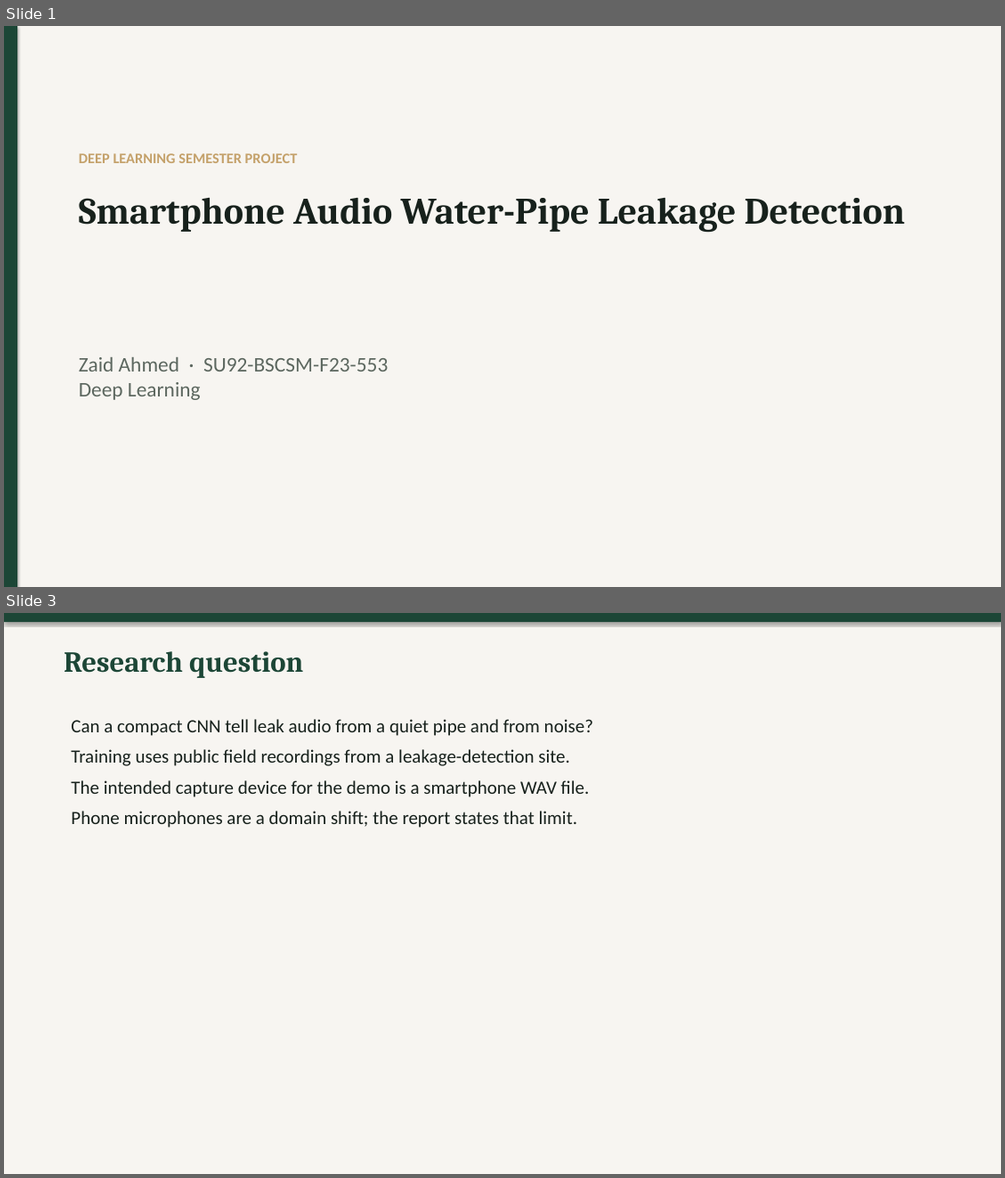
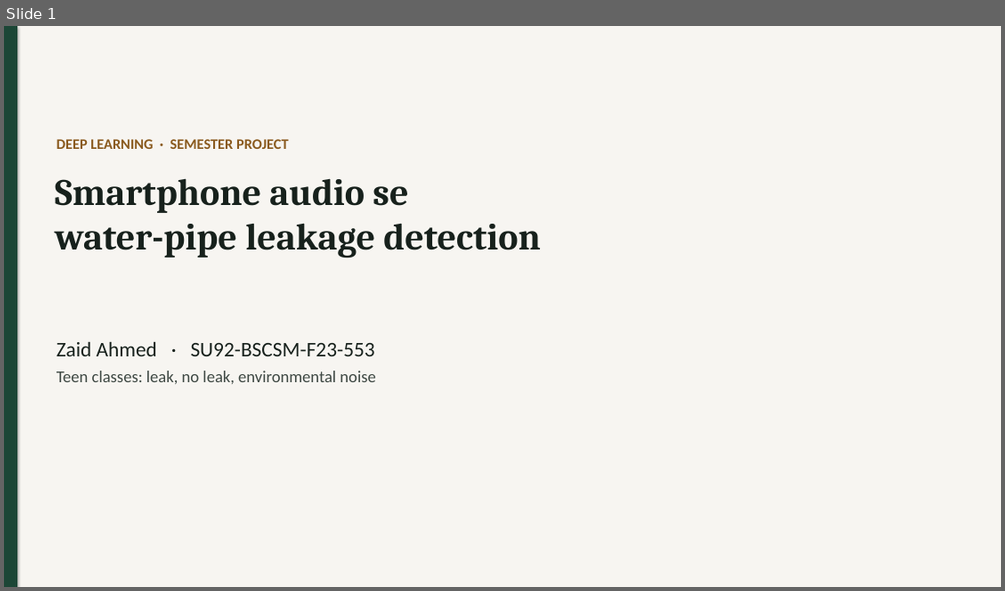
Before and after one commit to Zaidranjha095/water-pipe-leakage-detection, a slide deck: presentation/presentation.pptx. Shown one above the other, each under a label of ours: slides 1 and 3 before the commit, slide 1 after it; the slides between them are not shown. The pictures are 1005x1178 and 1005x591 pixels, drawn with LibreOffice and Linux fonts; fonts in the diff are those of the drawing. Boxes give left, top, right and bottom in pixels: in the first picture for what was removed or moved away, otherwise in the second. Text is boxed around its words. In the diff, an @@ line names an element or a change of style, - is before the commit and + after.

```diff
--- a/presentation/presentation.pptx
+++ b/presentation/presentation.pptx
@@ slide 3 removed at [4, 613, 1001, 1174], background #FFFFFF @@
@@ rectangle removed at [4, 613, 1001, 1174] @@
@@ rectangle removed at [4, 613, 1001, 622] @@
@@ text removed at [64, 651, 303, 678] @@
-Research question
@@ text removed at [71, 719, 593, 827] @@
-Can a compact CNN tell leak audio from a quiet pipe and from noise?
-Training uses public field recordings from a leakage-detection site.
-The intended capture device for the demo is a smartphone WAV file.
-Phone microphones are a domain shift; the report states that limit.
@@ slide 1 changed as well @@
@@ background #FFFFFF to #F7F5F1 @@
@@ rectangle removed at [4, 26, 1001, 587] @@
@@ text at [57, 139, 289, 149]: text changed; text colour #C4A16A to #8A5A1E @@
-DEEP LEARNING SEMESTER PROJECT
+DEEP LEARNING · SEMESTER PROJECT
@@ text at [55, 178, 541, 258]: text changed @@
-Smartphone Audio Water-Pipe Leakage Detection
+Smartphone audio se
+water-pipe leakage detection
@@ text at [57, 341, 375, 356]: text changed; text colour #5C675F to #17211C @@
-Zaid Ahmed · SU92-BSCSM-F23-553
-Deep Learning
+Zaid Ahmed · SU92-BSCSM-F23-553
@@ text added at [57, 370, 375, 384], 16 pt, text #3E4843 @@
+Teen classes: leak, no leak, environmental noise
```
Also in this commit, not shown: 2 other slides changed, 8 slides added, 7 other slides removed, 22 other files.
